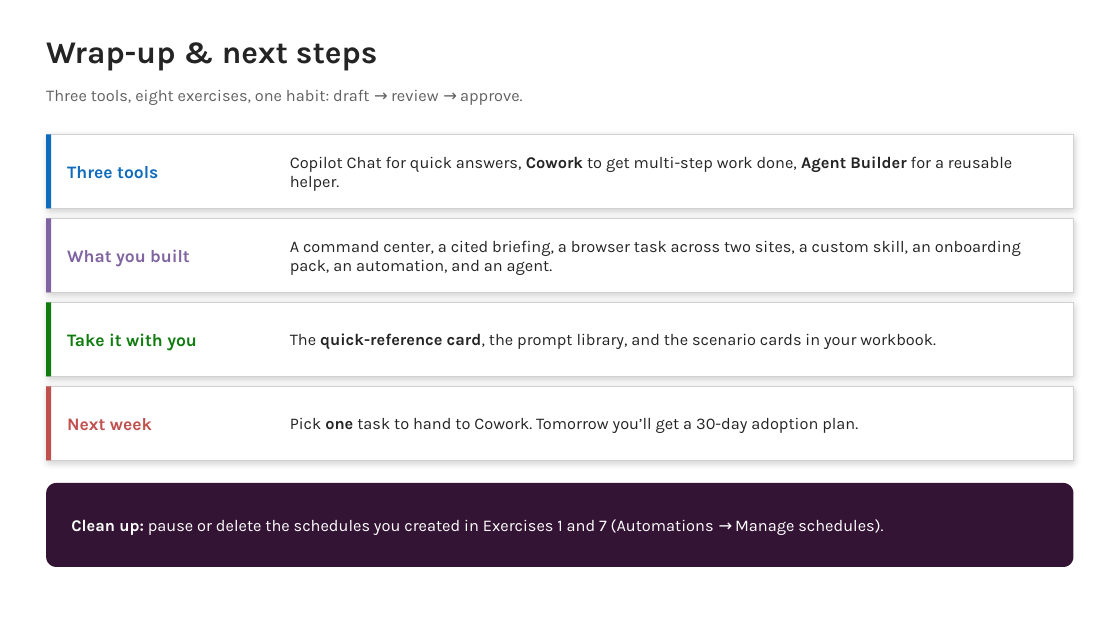
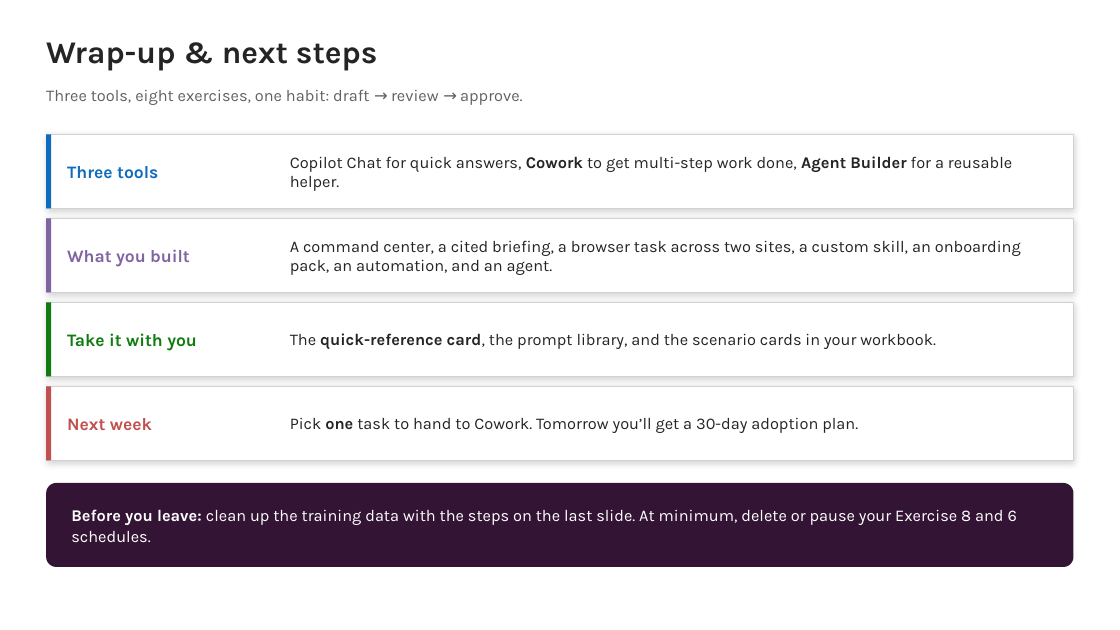
Before and after one commit to ragage/ai_hr_cowork_workshop, a slide deck: slide 55 of instructor/instructor-deck.pptx. Drawn at 1120x630 pixels with LibreOffice and Linux fonts; fonts in the diff are those of the drawing. Boxes give left, top, right and bottom in pixels: in the first picture for what was removed or moved away, otherwise in the second. Text is boxed around its words. In the diff, an @@ line names an element or a change of style, - is before the commit and + after.

```diff
--- a/instructor/instructor-deck.pptx
+++ b/instructor/instructor-deck.pptx
@@ text at box(71, 509, 1017, 542): text changed @@
-Clean up: pause or delete the schedules you created in Exercises 1 and 7 (Automations → Manage schedules).
+Before you leave: clean up the training data with the steps on the last slide. At minimum, delete or pause your Exercise 8 and 6 schedules.
```
Also in this commit, not shown: 43 other slides changed, 1 slide added, 55 other files.
